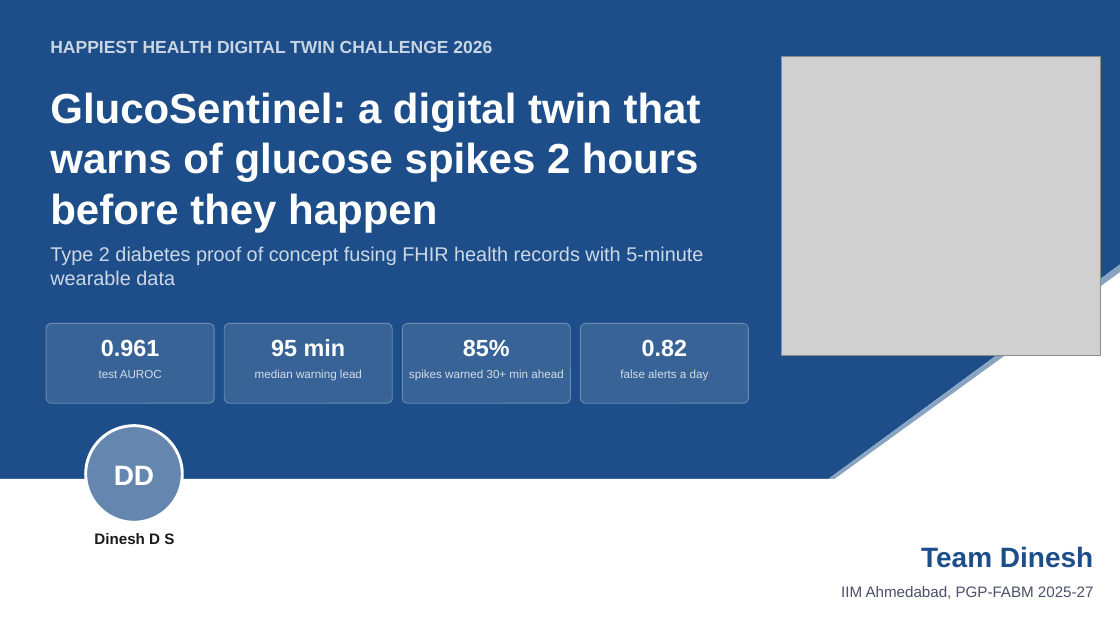
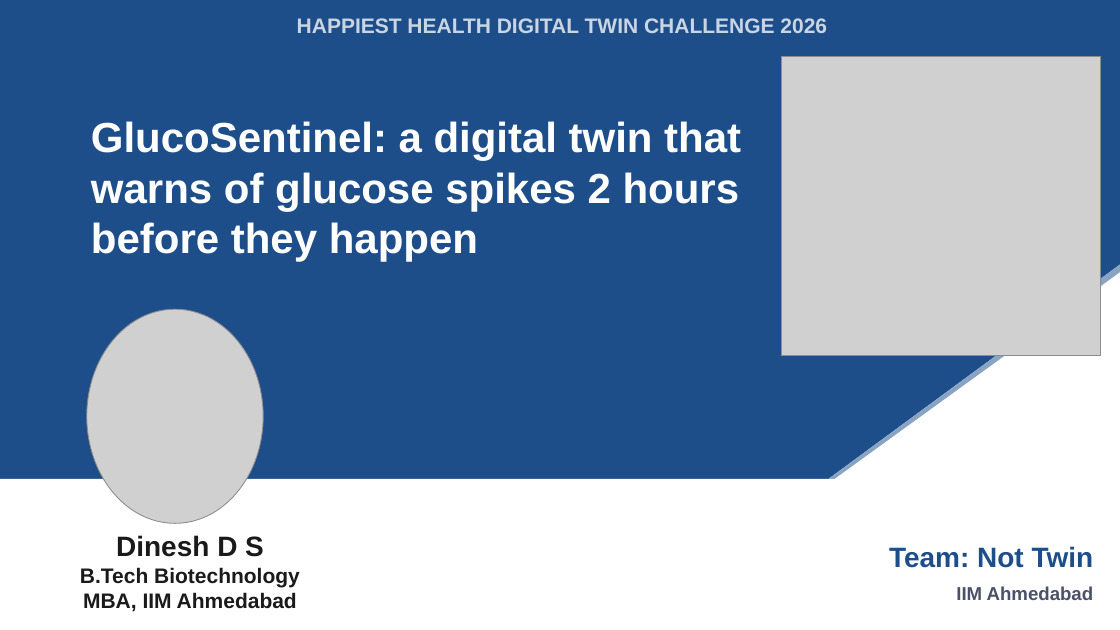
Before and after one commit to dinesh-iima/Dinesh_IIMAhmedabad, a slide deck: slide 1 of docs/GlucoSentinel_Presentation.pptx. Drawn at 1120x630 pixels with LibreOffice and Linux fonts; fonts in the diff are those of the drawing; grey boxes stand for pictures. Boxes give left, top, right and bottom in pixels: in the first picture for what was removed or moved away, otherwise in the second. Text is boxed around its words. In the diff, an @@ line names an element or a change of style, - is before the commit and + after.

```diff
--- a/docs/GlucoSentinel_Presentation.pptx
+++ b/docs/GlucoSentinel_Presentation.pptx
@@ text "HAPPIEST HEALTH DIGITAL TWIN CHALLENGE ...": place and size @@
-text "HAPPIEST HEALTH DIGITAL TWIN CHALLENGE ..." at bbox=[50, 41, 492, 53]
+text "HAPPIEST HEALTH DIGITAL TWIN CHALLENGE ..." at bbox=[297, 18, 827, 33]
@@ text "HAPPIEST HEALTH DIGITAL TWIN CHALLENGE ..." at bbox=[297, 18, 827, 33]: size 15 to 18 pt @@
@@ text "GlucoSentinel: a digital twin that ...": place and size @@
-text "GlucoSentinel: a digital twin that ..." at bbox=[50, 92, 701, 232]
+text "GlucoSentinel: a digital twin that ..." at bbox=[91, 121, 741, 262]
@@ text removed at bbox=[50, 246, 703, 285] @@
-Type 2 diabetes proof of concept fusing FHIR health records with 5-minute wearable data
@@ rounded rectangle removed at bbox=[46, 323, 214, 403] @@
@@ picture added at bbox=[87, 309, 263, 523] @@
@@ rounded rectangle removed at bbox=[224, 323, 392, 403] @@
@@ rounded rectangle removed at bbox=[402, 323, 571, 403] @@
@@ rounded rectangle removed at bbox=[581, 323, 749, 403] @@
@@ text removed at bbox=[101, 339, 159, 356] @@
-0.961
@@ text removed at bbox=[271, 339, 345, 356] @@
-95 min
@@ text removed at bbox=[463, 339, 510, 356] @@
-85%
@@ text removed at bbox=[642, 339, 687, 356] @@
-0.82
@@ text removed at bbox=[99, 370, 162, 378] @@
-test AUROC
@@ text removed at bbox=[255, 369, 362, 381] @@
-median warning lead
@@ text removed at bbox=[409, 369, 563, 380] @@
-spikes warned 30+ min ahead
@@ text removed at bbox=[620, 369, 709, 381] @@
-false alerts a day
@@ ellipse removed at bbox=[86, 426, 182, 523] @@
-DD
@@ text "Dinesh D S": place and size @@
-text "Dinesh D S" at bbox=[94, 533, 174, 544]
+text "Dinesh D S" at bbox=[80, 535, 300, 612]
@@ text at bbox=[116, 535, 264, 557]: size 13 to 24 pt in "Dinesh D S" @@
@@ text at bbox=[80, 567, 300, 612]: paragraphs added @@
+B.Tech Biotechnology
+MBA, IIM Ahmedabad
@@ text at bbox=[889, 546, 1094, 568]: text changed @@
-Team Dinesh
+Team: Not Twin
@@ text at bbox=[956, 586, 1093, 600]: text changed; size 13 to 16 pt; bold on @@
-IIM Ahmedabad, PGP-FABM 2025-27
+IIM Ahmedabad
```
Also in this commit, not shown: 1 other slide changed, 2 other files.
